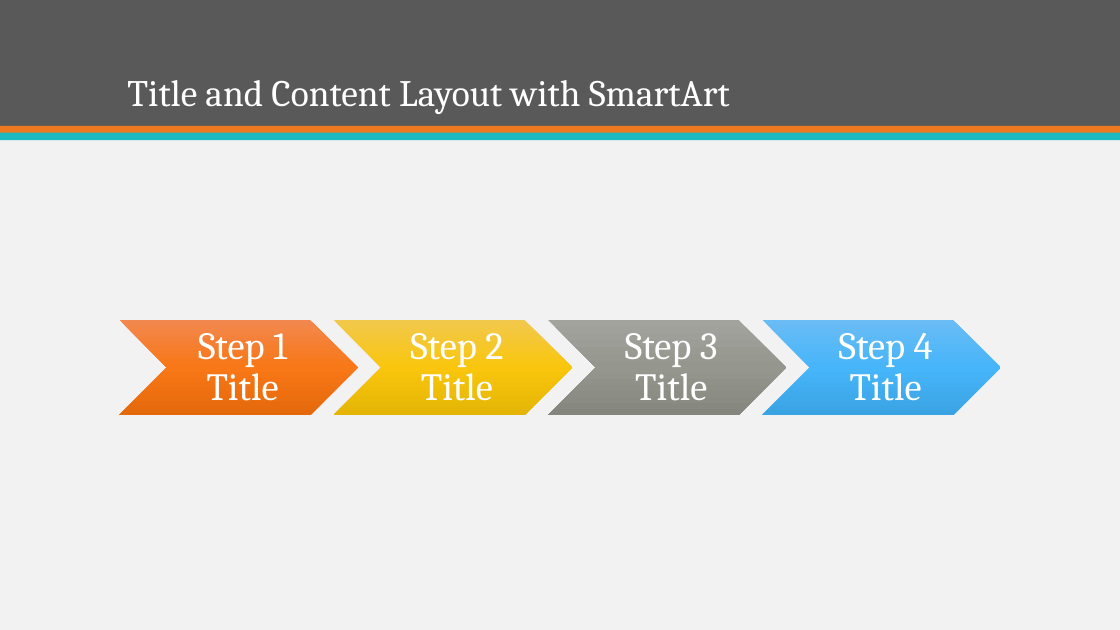
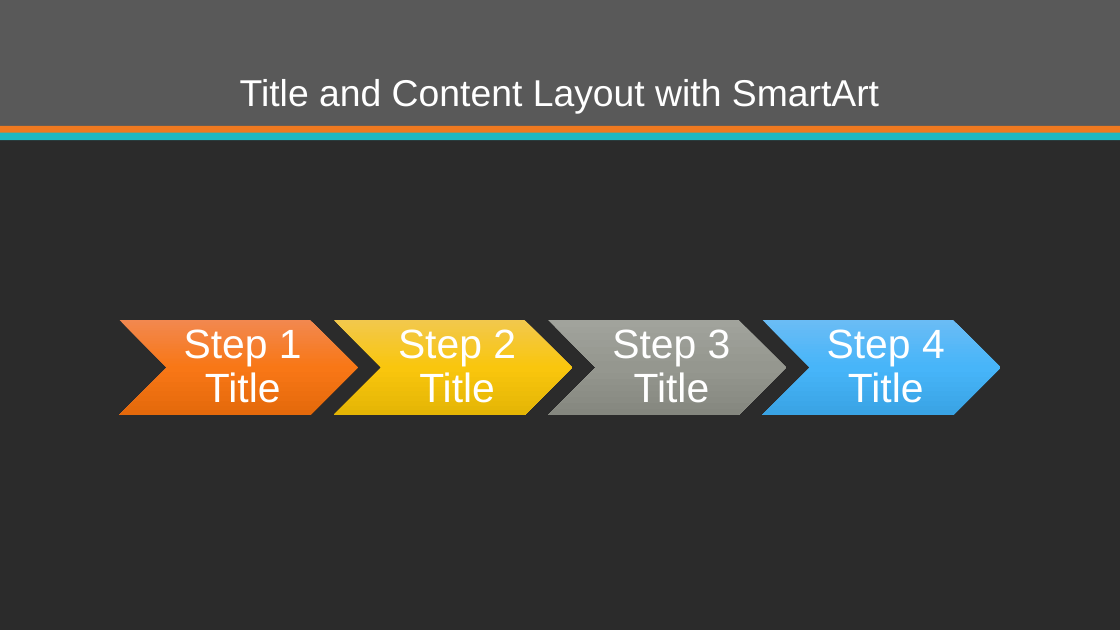
Before and after one commit to jeffryang24/RouterMaya, a slide deck: slide 5 of PPT/Template/Tabloid Router Maya.potx. Drawn at 1120x630 pixels with LibreOffice and Linux fonts; fonts in the diff are those of the drawing; background and template pictures are left out; a plain dark background stands for a picture behind light text. Boxes give left, top, right and bottom in pixels: in the first picture for what was removed or moved away, otherwise in the second. Text is boxed around its words. In the diff, an @@ line names an element or a change of style, - is before the commit and + after.

```diff
--- a/PPT/Template/Tabloid Router Maya.potx
+++ b/PPT/Template/Tabloid Router Maya.potx
@@ background #F2F2F2 to picture (left out) @@
@@ title "Title and Content Layout with ..." at (240, 79, 879, 114): font Cambria to Arial; alignment left to centre @@
@@ size 33 to 35 pt, font Cambria to Arial in 4 elements at (184, 329, 302, 403), (398, 329, 516, 403), (612, 329, 731, 403), (827, 329, 945, 403) @@
```
Also in this commit, not shown: 4 other slides changed, 6 slides added, 6 slides removed.
